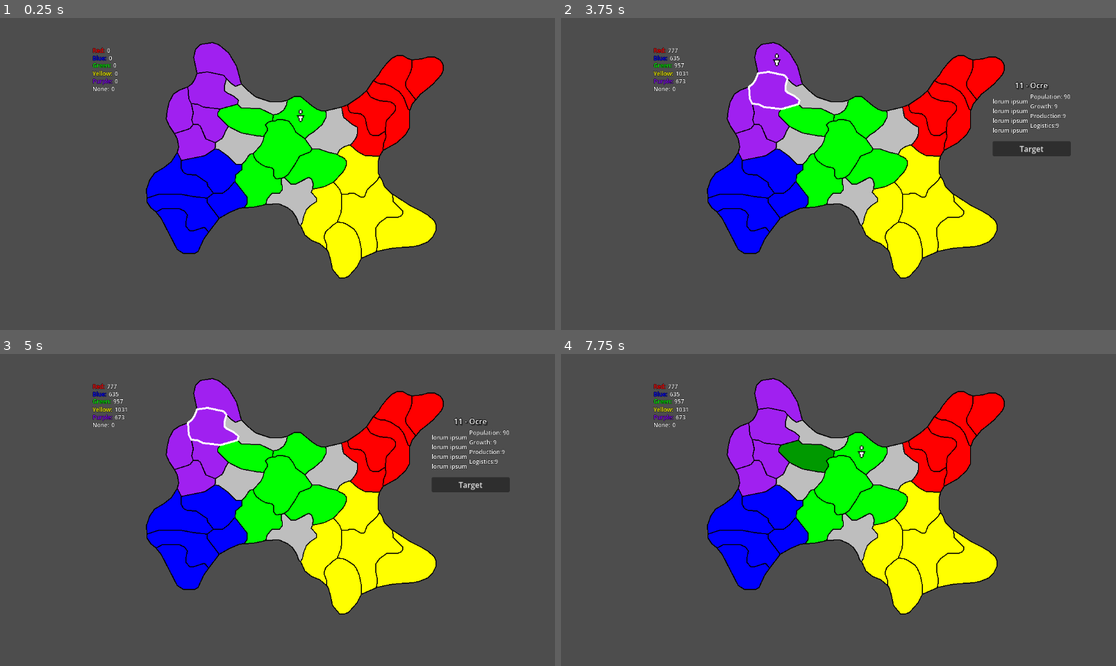
Above: before the commit, frames 1-4 (two rows, left to right).
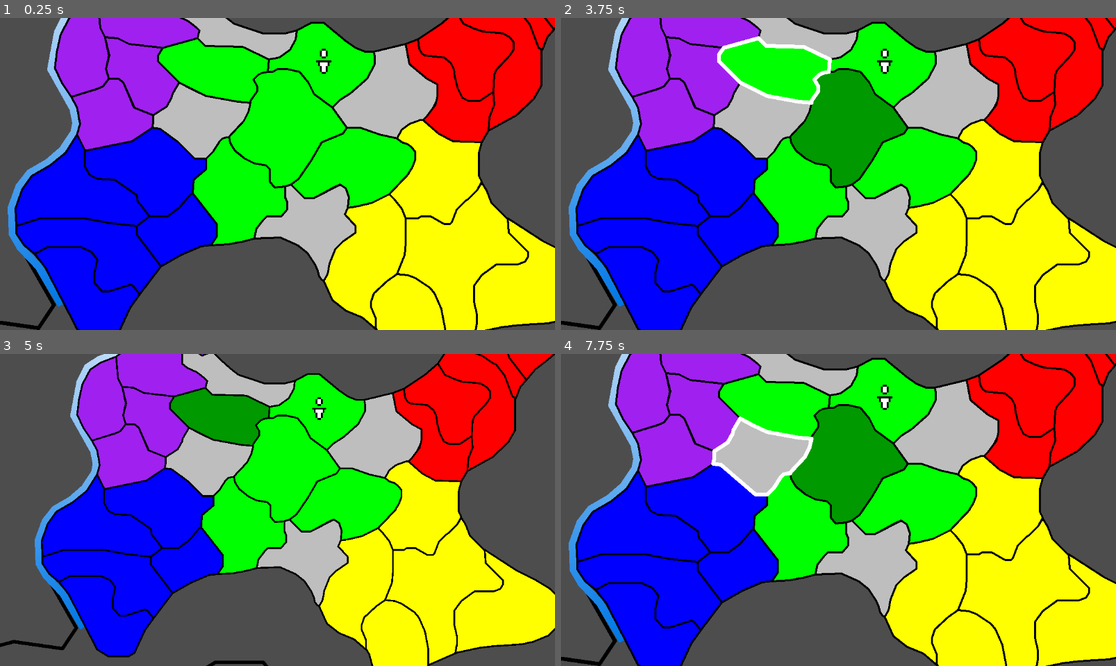
Above: after the commit, the same moments.

Repository: joshuaculver/ChronoRetract
Game: Godot game, scene res://prefabs/main.tscn
Same seed, same stepped clock (60 frames per second), same inputs: the game is played once before the commit and once after it.
Inputs (mouse positions are in pixels of both pictures, inside the frame that each line leads up to):
- Up to frame 1 (0.25 s): no input
- Up to frame 2 (3.75 s): tap Enter at 0.5 s; drag from (777, 61) to (860, 114) at 0.52 s; click (1032, 149) at 1.25 s, where only the run before the commit has a clickable "Target"; click (1032, 149) at 2 s, where only the run before the commit has a clickable "Target"; click (1032, 149) at 2.75 s, where only the run before the commit has a clickable "Target"; tap Space at 3.5 s; drag from (771, 89) to (932, 108) at 3.52 s
- Up to frame 3 (5 s): tap Enter at 4.25 s; move the mouse to (255, 432) at 4.27 s; tap Mouse wheel down (zoomOut, bound only after the commit) at 4.35 s; click (255, 432) at 4.55 s
- Up to frame 4 (7.75 s): tap Space at 5, 6.5 s; drag from (860, 450) to (955, 413) at 5.02 s; tap Enter at 5.75 s; drag from (932, 444) to (816, 432) at 5.77 s; drag from (955, 463) to (816, 432) at 6.52 s; move the mouse to (805, 456) at 7.27 s; click (805, 456) at 7.35 s; tap Mouse wheel up (zoomIn, bound only after the commit) at 7.55 s

The runs differ from the first frame. In frame 1, 68% of the frame differs, in the area x 0-100%, y 0-100%; in frame 2, 70%; in frame 3, 57%; in frame 4, 70%.

Commit message:
Implented basic map scrolling and map zoom

Diff:
--- a/prefabs/main.tscn
+++ b/prefabs/main.tscn
@@ -1,3 +1,14 @@
 [gd_scene format=3 uid="uid://c5jgxsddp8xy0"]
 
+[ext_resource type="Script" uid="uid://cjnqw3tv4siva" path="res://scripts/cameraControl.gd" id="1_wmafp"]
+
 [node name="main" type="Node2D" unique_id=1783014624]
+
+[node name="Camera2D" type="Camera2D" parent="." unique_id=1692593032]
+position = Vector2(576, 320)
+zoom = Vector2(2, 2)
+process_callback = 0
+position_smoothing_enabled = true
+drag_horizontal_enabled = true
+drag_vertical_enabled = true
+script = ExtResource("1_wmafp")
--- a/prefabs/managers.tscn
+++ b/prefabs/managers.tscn
@@ -4,6 +4,10 @@
 [ext_resource type="Script" uid="uid://y7kft50bx6pl" path="res://scripts/managers/uiManager.gd" id="2_ld7kh"]
 [ext_resource type="LabelSettings" uid="uid://cqhqhjy18of31" path="res://labelSettings/title.tres" id="3_owny3"]
 [ext_resource type="LabelSettings" uid="uid://d04acrf5gru7k" path="res://labelSettings/body.tres" id="4_flgu2"]
+
+[sub_resource type="Gradient" id="Gradient_midqu"]
+offsets = PackedFloat32Array(0, 0.99706745)
+colors = PackedColorArray(1, 1, 1, 1, 0, 0.46773255, 0.90447146, 1)
 
 [node name="managers" type="Node" unique_id=599014927]
 script = ExtResource("1_4e3gx")
@@ -50,4 +54,30 @@
 "
 icon_alignment = 1
 
+[node name="BG" type="Node" parent="." unique_id=681847618]
+
+[node name="Line2D" type="Line2D" parent="BG" unique_id=378835707]
+z_index = -2
+position = Vector2(285, 169)
+points = PackedVector2Array(155, -122, 128, -117, 117, -104, 113, -87, 120, -54, 116, -44, 110, -35, 103, -29, 86, -23, 72, -14, 63, 4, 56, 42, 79, 83, 82, 98, 80, 108, 68, 126, 53, 139, 34, 150, 23, 164, 15, 186, 16, 213, 24, 227, 43, 247, 67, 287)
+width = 8.0
+default_color = Color(0.093007095, 0.33048627, 1, 1)
+gradient = SubResource("Gradient_midqu")
+
+[node name="Line2D2" type="Line2D" parent="BG" unique_id=1980226369]
+z_index = -3
+position = Vector2(437, 39)
+points = PackedVector2Array(-13, 9, 56, -15, 119, -15, 134, 6, 164, 17, 207, 19, 256, -18, 310, -48)
+width = 4.0
+default_color = Color(0, 0, 0, 1)
+joint_mode = 2
+
+[node name="Line2D3" type="Line2D" parent="BG" unique_id=1978360601]
+z_index = -3
+position = Vector2(35, 507)
+points = PackedVector2Array(709, 149, 645, 133, 629, 117, 605, 61, 549, 21, 525, -11, 469, -11, 429, 13, 405, 61, 365, 85, 325, 69, 309, 45, 269, 37, 157, 77, 133, 61, 101, 69, 101, 85, 94, 113, 85, 101, 85, 85, 61, 77, 69, 53, 67, 39, 101, 13, 125, 5, 181, -3, 186, -22, 237, -35, 293, -27, 309, -51, 277, -107)
+width = 4.0
+default_color = Color(0, 0, 0, 1)
+joint_mode = 2
+
 [connection signal="pressed" from="UI/RegionPanel/SelectRegionButton" to="." method="_on_select_region_button_pressed"]
--- a/prefabs/units/player.tscn
+++ b/prefabs/units/player.tscn
@@ -4,7 +4,7 @@
 [ext_resource type="Script" uid="uid://blxxx7d4ogd22" path="res://scripts/player.gd" id="2_0c73n"]
 
 [node name="Player" type="Sprite2D" unique_id=322862248]
-z_index = 1
+z_index = 4
 scale = Vector2(2, 2)
 texture = ExtResource("1_12kc1")
 script = ExtResource("2_0c73n")
--- a/project.godot
+++ b/project.godot
@@ -33,6 +33,29 @@
 version_control/plugin_name="GitPlugin"
 version_control/autoload_on_startup=true
 
+[input]
+
+map_hold={
+"deadzone": 0.2,
+"events": [Object(InputEventMouseButton,"resource_local_to_scene":false,"resource_name":"","device":-1,"window_id":0,"alt_pressed":false,"shift_pressed":false,"ctrl_pressed":false,"meta_pressed":false,"button_mask":0,"position":Vector2(0, 0),"global_position":Vector2(0, 0),"factor":1.0,"button_index":2,"canceled":false,"pressed":false,"double_click":false,"script":null)
+]
+}
+zoomIn={
+"deadzone": 0.2,
+"events": [Object(InputEventMouseButton,"resource_local_to_scene":false,"resource_name":"","device":-1,"window_id":0,"alt_pressed":false,"shift_pressed":false,"ctrl_pressed":false,"meta_pressed":false,"button_mask":0,"position":Vector2(0, 0),"global_position":Vector2(0, 0),"factor":1.0,"button_index":4,"canceled":false,"pressed":false,"double_click":false,"script":null)
+]
+}
+zoomOut={
+"deadzone": 0.2,
+"events": [Object(InputEventMouseButton,"resource_local_to_scene":false,"resource_name":"","device":-1,"window_id":0,"alt_pressed":false,"shift_pressed":false,"ctrl_pressed":false,"meta_pressed":false,"button_mask":0,"position":Vector2(0, 0),"global_position":Vector2(0, 0),"factor":1.0,"button_index":5,"canceled":false,"pressed":false,"double_click":false,"script":null)
+]
+}
+select={
+"deadzone": 0.2,
+"events": [Object(InputEventMouseButton,"resource_local_to_scene":false,"resource_name":"","device":-1,"window_id":0,"alt_pressed":false,"shift_pressed":false,"ctrl_pressed":false,"meta_pressed":false,"button_mask":0,"position":Vector2(0, 0),"global_position":Vector2(0, 0),"factor":1.0,"button_index":1,"canceled":false,"pressed":false,"double_click":false,"script":null)
+]
+}
+
 [rendering]
 
 textures/canvas_textures/default_texture_filter=0
--- /dev/null
+++ b/scripts/cameraControl.gd
@@ -0,0 +1,28 @@
+extends Camera2D
+
+var dragging = false
+
+func _input(event: InputEvent) -> void:
+	if event.is_action("map_hold"):
+		if event.is_pressed():
+			dragging = true
+		else:
+			dragging = false
+	elif event is InputEventMouseMotion and dragging:
+		var newPos = global_position - event.screen_relative
+		newPos.x = clamp(newPos.x, 250, 915)
+		newPos.y = clamp(newPos.y, 100, 515)
+		global_position = newPos
+
+	if event.is_action("zoomIn"):
+		if event.is_pressed():
+			var newZoom = Vector2(zoom)
+			newZoom.x = clamp(zoom.x + 0.2, 1, 2.4)
+			newZoom.y = newZoom.x
+			zoom = newZoom
+	elif event.is_action("zoomOut"):
+		if event.is_pressed():
+			var newZoom = Vector2(zoom)
+			newZoom.x = clamp(zoom.x - 0.2, 1, 2.4)
+			newZoom.y = newZoom.x
+			zoom = newZoom
--- a/scripts/regionArea.gd
+++ b/scripts/regionArea.gd
@@ -84,8 +84,8 @@
 			pass
 
 func _on_input_event(viewport: Node, event: InputEvent, shape_idx: int) -> void:
-	if event is InputEventMouseButton:
-		if event.pressed:
+	if event.is_action("select"):
+		if event.is_pressed():
 			selectedRegion.emit(ID)
 
 func upgrade(stat : String):
Binary file removed: assets/mapoutline3.png
Not shown, removed: assets/mapoutline3.png.import
Binary file removed: assets/mapoutline3pixel.png
Not shown, removed: assets/mapoutline3pixel.png.import
Not shown, added: scripts/cameraControl.gd.uid
